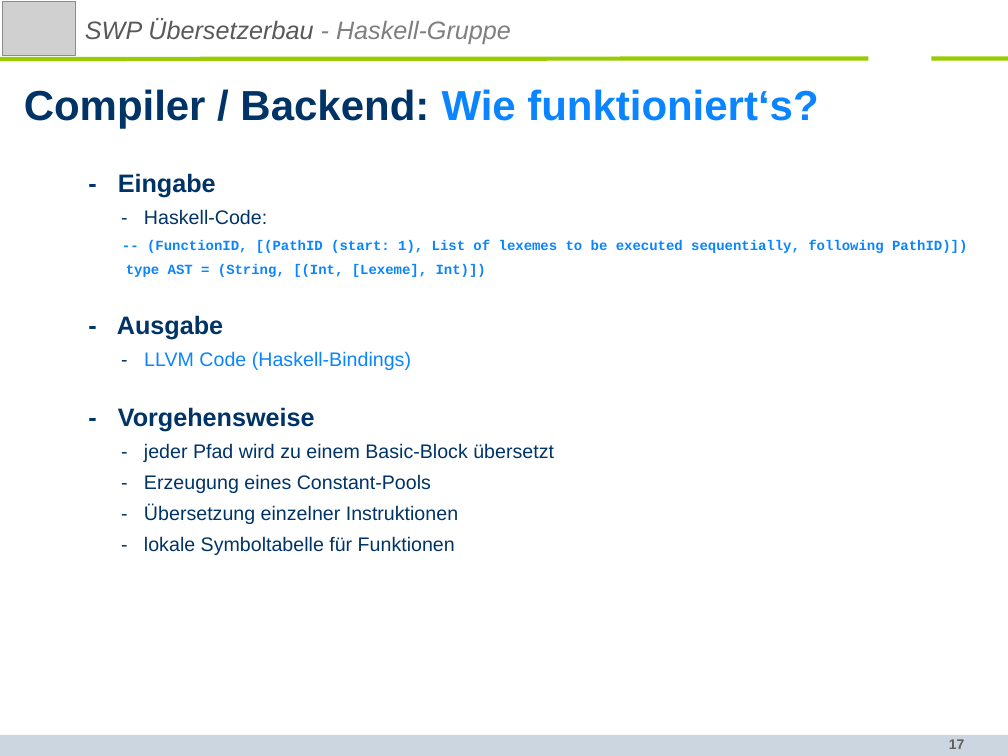
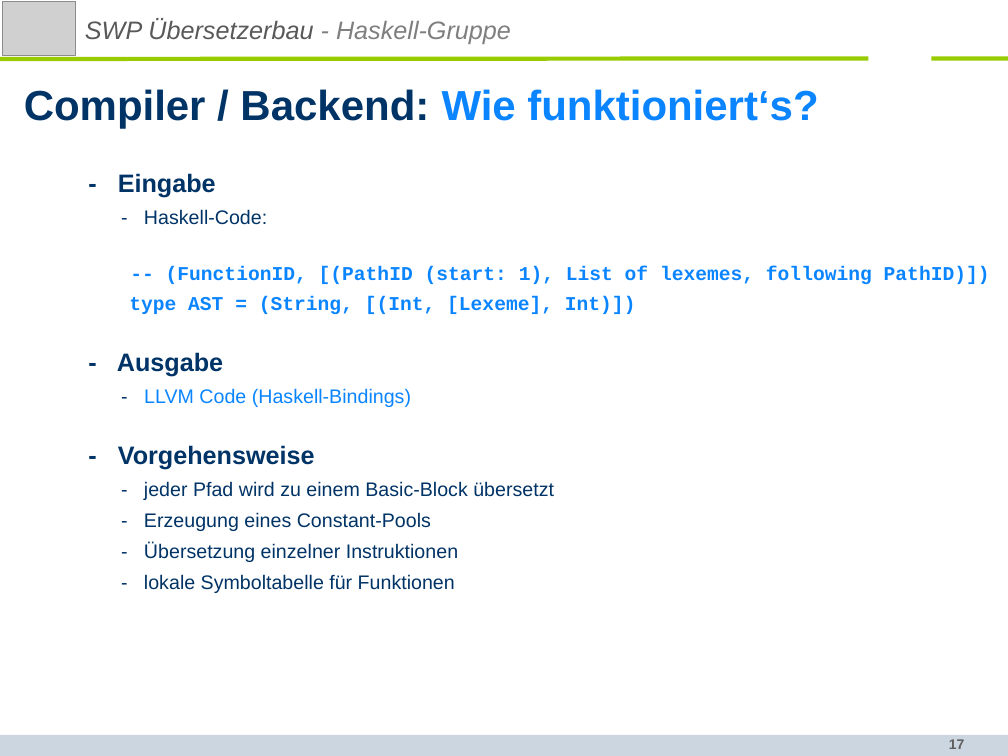
Before and after one commit to SWP-Ubau-SoSe2014-Haskell/SWPSoSe14, a slide deck: slide 17 of documentation/SWPSoSe14MS3.ppt. Drawn at 1008x756 pixels with LibreOffice and Linux fonts; fonts in the diff are those of the drawing; grey boxes stand for pictures; background and template pictures are left out. Boxes give left, top, right and bottom in pixels: in the first picture for what was removed or moved away, otherwise in the second. Text is boxed around its words. In the diff, an @@ line names an element or a change of style, - is before the commit and + after.

```diff
--- a/documentation/SWPSoSe14MS3.ppt
+++ b/documentation/SWPSoSe14MS3.ppt
@@ text at [166,266,990,284]: text changed; size 10 to 14 pt @@
--- (FunctionID, [(PathID (start: 1), List of lexemes to be executed sequentially, following PathID)])
+-- (FunctionID, [(PathID (start: 1), List of lexemes, following PathID)])
@@ text at [129,297,636,314]: size 10 to 14 pt in "type AST = (String, [(Int, [Lexeme], Int)])" @@
```
Also in this commit, not shown: 12 other slides changed.
